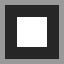
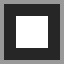
Layers edited between the first and the second w=64, h=64 image:
removed layer "toggle_fill" over box(17, 17, 47, 47)
removed layer "Background" (1st of 2) over box(4, 4, 60, 60)
removed layer "Background" (2nd of 2) over box(4, 4, 60, 60)
added layer "Fill" above "Rectangle" over box(16, 16, 48, 48)
added layer "Rectangle" over box(4, 4, 60, 60)
